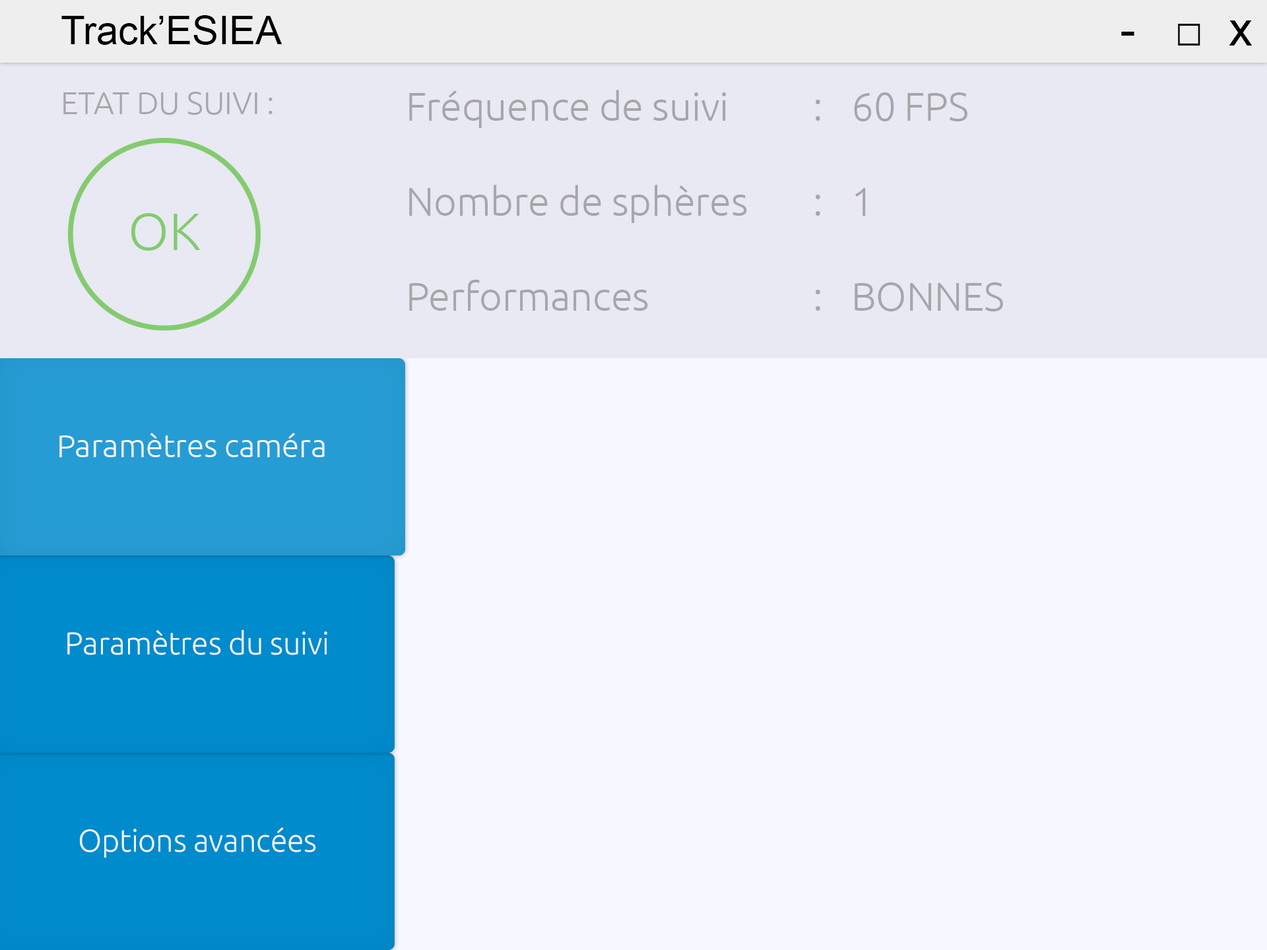
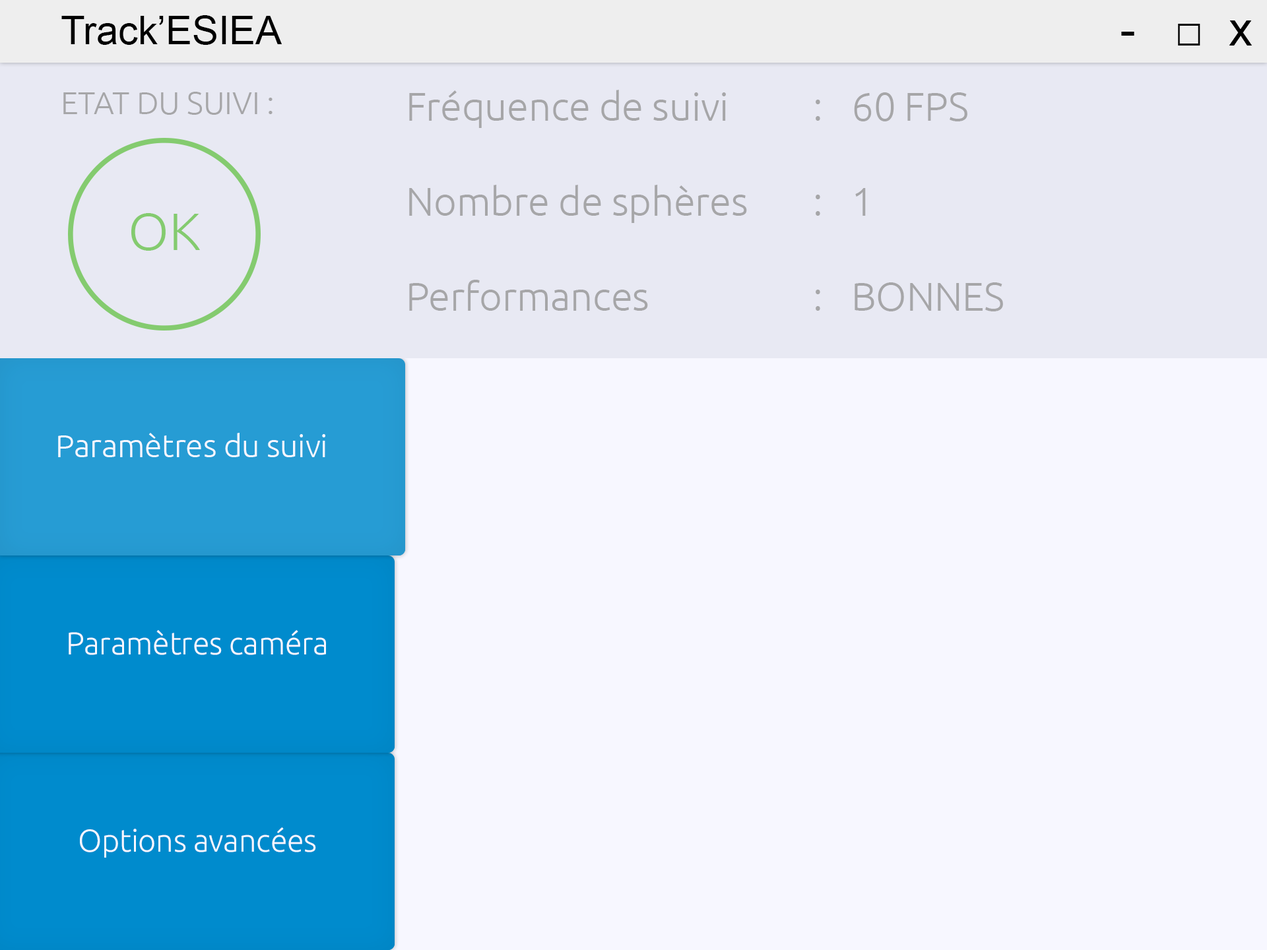
Layers edited between the first and the second (1267, 950) image:
renamed "Paramètres caméra" to "Paramètres du suivi", painted on it over box(58, 432, 326, 458)
renamed "Paramètres du suivi" to "Paramètres caméra", painted on it over box(67, 629, 328, 656)
